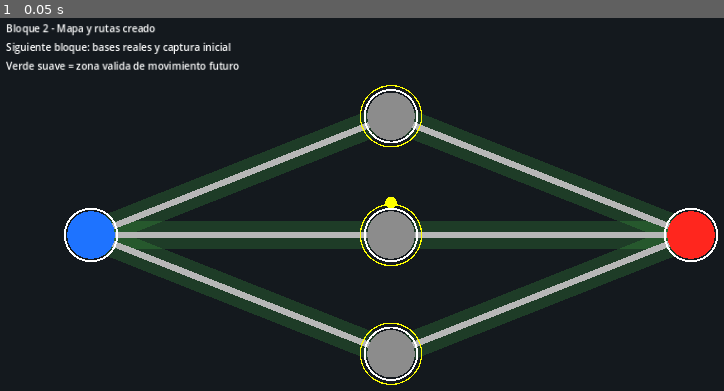
Above: before the commit, frame 1.
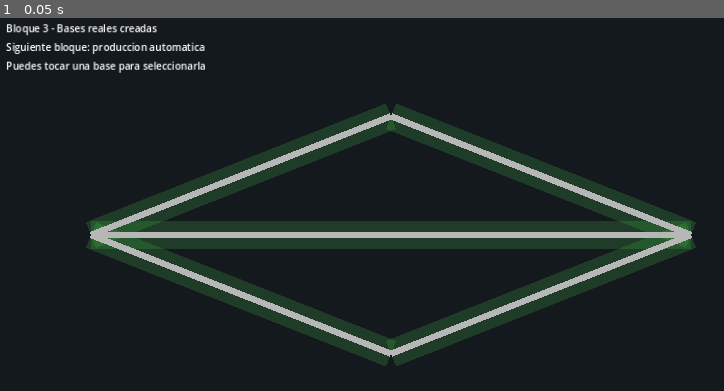
Above: after the commit, the same moment.

Repository: jeffer91/juego
Game: Godot game, scene res://scenes/main/MainGame.tscn
Same seed, same stepped clock (60 frames per second), same inputs: the game is played once before the commit and once after it.
Inputs:
- Up to frame 1 (0.05 s): no input

The runs differ from the first frame. In frame 1, 5.1% of the frame differs, in the area x 0-100%, y 1-99%.
Error after the commit: Parse Error: The function signature doesn't match the parent. Parent signature is "set_owner(Node) -> void". (res://scripts/bases/Base.gd:38)

Commit message:
Bloque 3: usar bases reales en MainGame

Diff:
--- a/scripts/core/MainGame.gd
+++ b/scripts/core/MainGame.gd
@@ -2,16 +2,19 @@
 
 const RouteManagerScript := preload("res://scripts/movement/RouteManager.gd")
 const PathFinderScript := preload("res://scripts/movement/PathFinder.gd")
+const BaseFactoryScript := preload("res://scripts/bases/BaseFactory.gd")
 
 const BACKGROUND_COLOR := Color(0.08, 0.10, 0.12)
 const ROUTE_COLOR := Color(0.72, 0.72, 0.72)
 const ROUTE_VALID_COLOR := Color(0.30, 0.85, 0.30, 0.18)
-const BASE_RADIUS := 38.0
 const ROUTE_WIDTH := 10.0
 const ROUTE_VALID_WIDTH := 44.0
 
 var route_manager: RouteManager
 var path_finder: PathFinder
+var base_factory: BaseFactory
+var base_container: Node2D
+var selected_base_id := ""
 
 func _ready() -> void:
 	route_manager = RouteManagerScript.new()
@@ -20,7 +23,12 @@
 	path_finder = PathFinderScript.new()
 	path_finder.configure(route_manager)
 
+	base_factory = BaseFactoryScript.new()
+
+	_build_game_layers()
+	_spawn_bases()
 	_build_hud_placeholder()
+
 	GameManager.start_game(1)
 	queue_redraw()
 
@@ -28,7 +36,6 @@
 	_draw_background()
 	_draw_route_valid_areas()
 	_draw_routes()
-	_draw_bases()
 
 func _draw_background() -> void:
 	draw_rect(Rect2(Vector2.ZERO, get_viewport_rect().size), BACKGROUND_COLOR, true)
@@ -51,32 +58,25 @@
 			ROUTE_WIDTH
 		)
 
-func _draw_bases() -> void:
+func _build_game_layers() -> void:
+	base_container = Node2D.new()
+	base_container.name = "Bases"
+	add_child(base_container)
+
+func _spawn_bases() -> void:
 	for base_data in route_manager.get_base_points():
-		_draw_base(base_data)
+		var spawn_position := route_manager.get_point(base_data["point_id"])
+		var base := base_factory.create_base(base_data, spawn_position)
+		base.selected.connect(_on_base_selected)
+		base.owner_changed.connect(_on_base_owner_changed)
+		base_container.add_child(base)
 
-func _draw_base(base_data: Dictionary) -> void:
-	var position := route_manager.get_point(base_data["point_id"])
-	var team := _get_team_from_id(base_data.get("team", "neutral"))
-	var color := TeamManager.get_team_color(team)
+func _on_base_selected(base_id: String) -> void:
+	selected_base_id = base_id
+	print("Base seleccionada: %s" % base_id)
 
-	draw_circle(position, BASE_RADIUS, color)
-	draw_arc(position, BASE_RADIUS + 4.0, 0.0, TAU, 64, Color.WHITE, 3.0)
-
-	if int(base_data.get("difficulty", 0)) > 0:
-		draw_arc(position, BASE_RADIUS + 11.0, 0.0, TAU, 64, Color.YELLOW, 2.0)
-
-	if str(base_data.get("produces", "")) == "drone":
-		draw_circle(position + Vector2(0, -52), 9.0, Color.YELLOW)
-
-func _get_team_from_id(team_id: String) -> TeamManager.Team:
-	match team_id:
-		"player":
-			return TeamManager.Team.PLAYER
-		"enemy":
-			return TeamManager.Team.ENEMY
-		_:
-			return TeamManager.Team.NEUTRAL
+func _on_base_owner_changed(base_id: String, new_team_id: String) -> void:
+	print("Base %s cambio a equipo %s" % [base_id, new_team_id])
 
 func _build_hud_placeholder() -> void:
 	var canvas_layer := CanvasLayer.new()
@@ -84,16 +84,16 @@
 	add_child(canvas_layer)
 
 	var title_label := Label.new()
-	title_label.text = "Bloque 2 - Mapa y rutas creado"
+	title_label.text = "Bloque 3 - Bases reales creadas"
 	title_label.position = Vector2(24, 18)
 	canvas_layer.add_child(title_label)
 
 	var instruction_label := Label.new()
-	instruction_label.text = "Siguiente bloque: bases reales y captura inicial"
+	instruction_label.text = "Siguiente bloque: produccion automatica"
 	instruction_label.position = Vector2(24, 48)
 	canvas_layer.add_child(instruction_label)
 
 	var helper_label := Label.new()
-	helper_label.text = "Verde suave = zona valida de movimiento futuro"
+	helper_label.text = "Puedes tocar una base para seleccionarla"
 	helper_label.position = Vector2(24, 78)
 	canvas_layer.add_child(helper_label)
